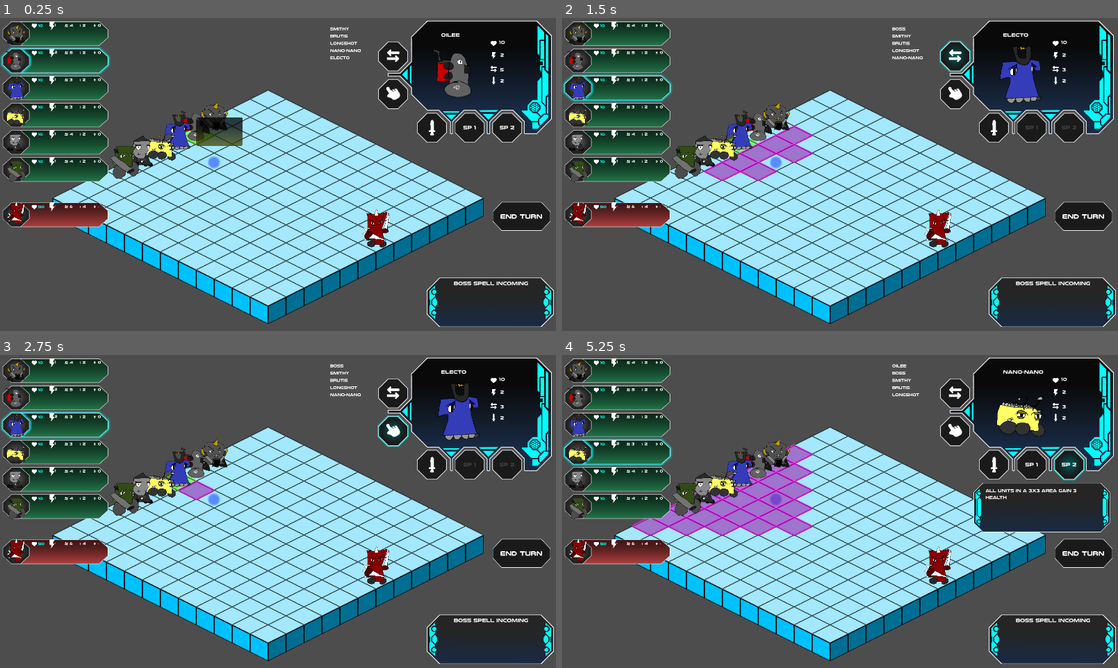
Above: before the commit, frames 1-4 (two rows, left to right).
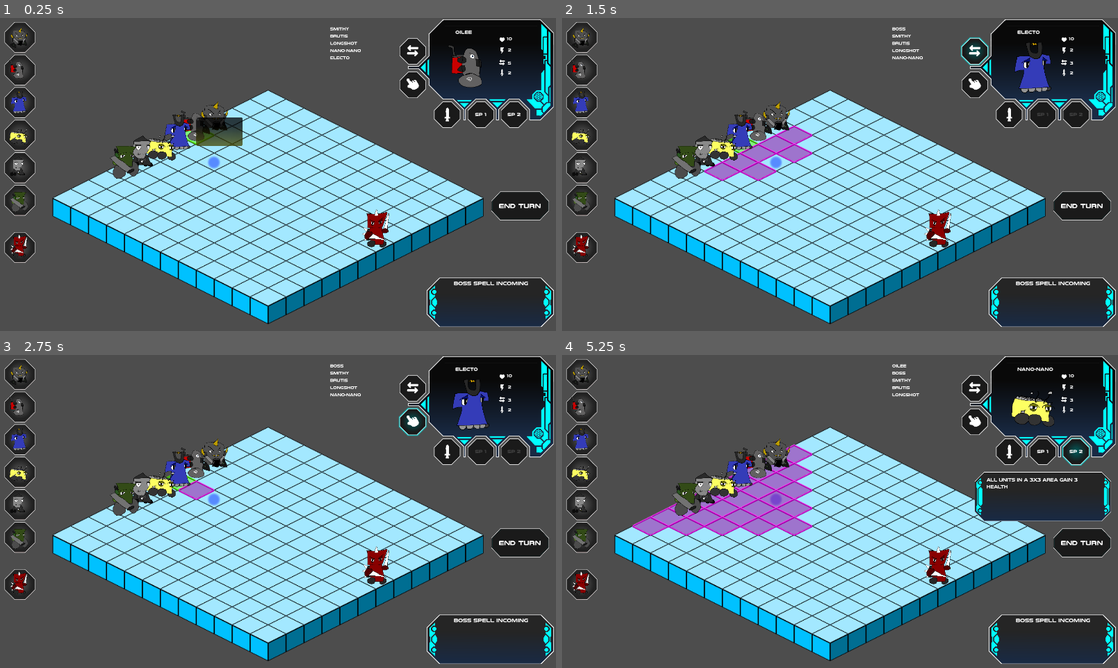
Above: after the commit, the same moments.

Repository: ScottHo/tactics
Game: Godot game, scene res://level.tscn
Two runs of this game, one before a commit and one after it. Both use one fixed random seed, a clock stepped at 60 frames per second and the inputs below.
Inputs (mouse positions are in pixels of both pictures, inside the frame that each line leads up to; where the layout moved, square brackets give the same spot in the first picture):
- Up to frame 1 (0.25 s): no input
- Up to frame 2 (1.5 s): click "End Turn" at 0.5 s; click (973, 52) [956, 55] at 1.25 s
- Up to frame 3 (2.75 s): click (411, 420) [394, 430] at 2 s
- Up to frame 4 (5.25 s): click (1006, 452) [995, 464] at 2.75 s; click "End Turn" at 3.5 s; click "SP 1" at 4.25 s; click "SP 2" at 5 s

The runs differ from the first frame. In frame 1, 17% of the frame differs, in the area x 0-100%, y 0-79%; in frame 2, 17%; in frame 3, 17%; in frame 4, 19%.

Commit message:
Switch left panels to hover

Diff:
--- a/EntityInfoTab.gd
+++ b/EntityInfoTab.gd
@@ -10,6 +10,12 @@
 var _entity: Entity
 var _is_ally: bool
 
+func _ready():
+    var r : ReferenceRect = $ReferenceRect
+    r.mouse_entered.connect(expand)
+    r.mouse_exited.connect(unexpand)
+    unexpand()
+    return
 
 func update_nodes():
     if hpLabel == null:
@@ -27,8 +33,7 @@
     _entity = entity
     _is_ally = is_ally
     charSprite.texture = _entity.sprite.texture_resource()
-    charSprite.scale = _entity.sprite.texture_scale()*1.3
-    set_glow(false)
+    charSprite.scale = _entity.sprite.texture_scale()*1.2
     update()
     return
 
@@ -45,17 +50,21 @@
     _set_colors()
     return
 
-func set_glow(glow: bool):
-    if glow:
-        if _is_ally:
-            background.texture = load("res://Assets/info_box_glow.png")
-        else:
-            background.texture = load("res://Assets/info_box_glow_enemy.png")
+func expand():
+    $Stats.visible = true
+    $Buffs1.visible = true
+    $Buffs2.visible = true
+    if _is_ally:
+        background.texture = load("res://Assets/info_box_expanded.png")
     else:
-        if _is_ally:
-            background.texture = load("res://Assets/info_box.png")
-        else:
-            background.texture = load("res://Assets/info_box_enemy.png")
+        background.texture = load("res://Assets/info_box_enemy_expanded.png")
+    return
+
+func unexpand():
+    $Stats.visible = false
+    $Buffs1.visible = false
+    $Buffs2.visible = false
+    background.texture = load("res://Assets/info_box.png")
     return
 
 func _set_colors():
--- a/EntityInfoTab.tscn
+++ b/EntityInfoTab.tscn
@@ -1,12 +1,10 @@
-[gd_scene load_steps=11 format=3 uid="uid://dbb2avwiipbtb"]
+[gd_scene load_steps=9 format=3 uid="uid://dbb2avwiipbtb"]
 
 [ext_resource type="Script" path="res://EntityInfoTab.gd" id="1_r63co"]
-[ext_resource type="Texture2D" uid="uid://bwcjqtrnb8v1q" path="res://Assets/info_box.png" id="2_syuky"]
+[ext_resource type="Texture2D" uid="uid://bhjd3o4d36dg7" path="res://Assets/info_box_expanded.png" id="2_tfr3r"]
 [ext_resource type="Texture2D" uid="uid://b8pefgb5l0j42" path="res://Assets/arrow_reserve.png" id="3_yf7ib"]
 [ext_resource type="Texture2D" uid="uid://dodutmihl1csn" path="res://Assets/item_sword.png" id="4_flx8q"]
-[ext_resource type="Texture2D" uid="uid://ctjjw0nskkdfw" path="res://Assets/small_panel.png" id="4_oc25q"]
 [ext_resource type="Texture2D" uid="uid://dc3pjsse52ru1" path="res://Assets/heart_white.png" id="4_reefb"]
-[ext_resource type="Script" path="res://DisplayHover.gd" id="4_wnaqp"]
 [ext_resource type="Texture2D" uid="uid://i5cao7fn5vrc" path="res://Assets/white_bolt.png" id="5_0vfv3"]
 [ext_resource type="Texture2D" uid="uid://dhn2kw5m6too0" path="res://Assets/skull.png" id="8_3f53c"]
 
@@ -14,38 +12,32 @@
 
 [node name="EntityInfoTab" type="Node2D"]
 position = Vector2(0, -4)
-scale = Vector2(0.95, 0.95)
 script = ExtResource("1_r63co")
 
+[node name="ReferenceRect" type="ReferenceRect" parent="."]
+offset_left = 14.0
+offset_top = 16.0
+offset_right = 98.0
+offset_bottom = 101.0
+
 [node name="Background" type="Sprite2D" parent="."]
-position = Vector2(159.911, 49.7087)
-scale = Vector2(0.55, 0.5)
-texture = ExtResource("2_syuky")
+position = Vector2(178.649, 57.4869)
+scale = Vector2(0.6, 0.6)
+texture = ExtResource("2_tfr3r")
 
 [node name="CharacterSprite" type="Sprite2D" parent="."]
-position = Vector2(46.3175, 49.5612)
+position = Vector2(51.9746, 56.1502)
 scale = Vector2(0.6, 0.6)
 texture = SubResource("CompressedTexture2D_sfged")
 
 [node name="Stats" type="Node2D" parent="."]
-position = Vector2(40.787, 27.4483)
+position = Vector2(59.5253, 35.2265)
 scale = Vector2(0.67, 0.67)
 
 [node name="HeartSprite" type="Sprite2D" parent="Stats"]
 position = Vector2(87.0245, 0)
-scale = Vector2(0.5, 0.5)
+scale = Vector2(0.6, 0.6)
 texture = ExtResource("4_reefb")
-
-[node name="ReferenceRect" type="ReferenceRect" parent="Stats/HeartSprite"]
-offset_left = -28.7156
-offset_top = -25.3759
-offset_right = 111.284
-offset_bottom = 24.6241
-
-[node name="Sprite2D" type="Sprite2D" parent="Stats/HeartSprite/ReferenceRect"]
-visible = false
-texture = ExtResource("4_oc25q")
-script = ExtResource("4_wnaqp")
 
 [node name="HpLabel" type="Label" parent="Stats"]
 offset_left = 102.875
@@ -60,7 +52,7 @@
 
 [node name="EnergySprite" type="Sprite2D" parent="Stats"]
 position = Vector2(163.1, -0.807158)
-scale = Vector2(0.9, 0.9)
+scale = Vector2(0.6, 0.6)
 texture = ExtResource("5_0vfv3")
 
 [node name="EnergyLabel" type="Label" parent="Stats"]
@@ -76,7 +68,7 @@
 
 [node name="MovementSprite" type="Sprite2D" parent="Stats"]
 position = Vector2(225.782, -0.984367)
-scale = Vector2(0.35, 0.35)
+scale = Vector2(0.6, 0.6)
 texture = ExtResource("3_yf7ib")
 
 [node name="MovementLabel" type="Label" parent="Stats"]
@@ -92,7 +84,7 @@
 
 [node name="DamageSprite" type="Sprite2D" parent="Stats"]
 position = Vector2(285.409, -2.18469)
-scale = Vector2(0.2, 0.2)
+scale = Vector2(0.6, 0.6)
 texture = ExtResource("4_flx8q")
 
 [node name="DamageLabel" type="Label" parent="Stats"]
@@ -108,7 +100,7 @@
 
 [node name="ThreatSprite" type="Sprite2D" parent="Stats"]
 position = Vector2(348.376, -1.92867)
-scale = Vector2(0.2, 0.2)
+scale = Vector2(0.6, 0.6)
 texture = ExtResource("8_3f53c")
 
 [node name="ThreatLabel" type="Label" parent="Stats"]
@@ -122,7 +114,7 @@
 metadata/_edit_use_anchors_ = true
 
 [node name="Buffs1" type="Node2D" parent="."]
-position = Vector2(97.3931, 48.9444)
+position = Vector2(116.131, 56.7226)
 scale = Vector2(0.65, 0.65)
 
 [node name="b0" type="Sprite2D" parent="Buffs1"]
@@ -181,7 +173,7 @@
 offset_bottom = 21.0
 
 [node name="Buffs2" type="Node2D" parent="."]
-position = Vector2(97.393, 67.1907)
+position = Vector2(116.131, 74.9689)
 scale = Vector2(0.65, 0.65)
 
 [node name="b0" type="Sprite2D" parent="Buffs2"]
--- a/menu.gd
+++ b/menu.gd
@@ -63,16 +63,16 @@
         tab.update_from_entity(entity, true)
         $EntityTabContainer.add_child(tab)
         tab.position.y -= offset
-        offset -= 75
+        offset -= 90
         _tab_dict[entity.id] = tab
 
-    offset -= 50
+    offset -= 40
     for entity in _state.all_enemies():
         var tab: EntityInfoTab  = load("res://EntityInfoTab.tscn").instantiate()
         tab.update_from_entity(entity, false)
         $EntityTabContainer.add_child(tab)
         tab.position.y -= offset
-        offset -= 75
+        offset -= 90
         _tab_dict[entity.id] = tab
     return
 
@@ -106,10 +106,6 @@
     show_description(false)
     $CharacterContainer/CharacterSprite.texture = entity.sprite.texture_resource()
     $CharacterContainer/CharacterSprite.scale = entity.sprite.texture_scale()*3.5
-    if not _tab_dict.is_empty():
-        for tab in _tab_dict.values():
-            tab.set_glow(false)
-        _tab_dict[entity.id].set_glow(true)
     return
 
 func updateEntityInfo(entity):
--- a/menu.tscn
+++ b/menu.tscn
@@ -109,10 +109,10 @@
 autowrap_mode = 2
 
 [node name="DescriptionContainer" type="ReferenceRect" parent="."]
-offset_left = 1135.8
-offset_top = 353.256
-offset_right = 1517.8
-offset_bottom = 493.256
+offset_left = 1139.17
+offset_top = 322.95
+offset_right = 1521.17
+offset_bottom = 462.95
 
 [node name="Sci-fi-ui-panels" type="Sprite2D" parent="DescriptionContainer"]
 scale = Vector2(0.2, 0.2)
@@ -123,28 +123,28 @@
 layout_mode = 0
 offset_left = 32.6289
 offset_top = 14.4865
-offset_right = 322.628
-offset_bottom = 254.486
+offset_right = 342.629
+offset_bottom = 124.486
 theme_override_font_sizes/font_size = 12
 text = "No Action Selected."
 autowrap_mode = 2
 
 [node name="TurnButton" type="Button" parent="."]
-offset_left = 1354.97
-offset_top = 502.585
-offset_right = 1524.97
-offset_bottom = 592.585
+offset_left = 1350.73
+offset_top = 474.301
+offset_right = 1520.73
+offset_bottom = 564.301
 focus_mode = 0
 theme = ExtResource("4_cvwx3")
 theme_override_font_sizes/font_size = 18
 text = "End Turn"
 
 [node name="CharacterContainer" type="ReferenceRect" parent="."]
-offset_left = 986.582
-offset_top = -11.558
-offset_right = 1586.58
-offset_bottom = 388.442
-scale = Vector2(0.9, 0.9)
+offset_left = 1051.76
+offset_top = -13.0564
+offset_right = 1651.76
+offset_bottom = 386.944
+scale = Vector2(0.8, 0.8)
 
 [node name="CharacterBackground" type="Sprite2D" parent="CharacterContainer"]
 position = Vector2(-22.994, -39.677)
Binary file changed: Assets/info_box.png
Binary file added: Assets/info_box_enemy_expanded.png
Not shown, added: Assets/info_box_enemy_expanded.png.import
Binary file added: Assets/info_box_expanded.png
Not shown, added: Assets/info_box_expanded.png.import
